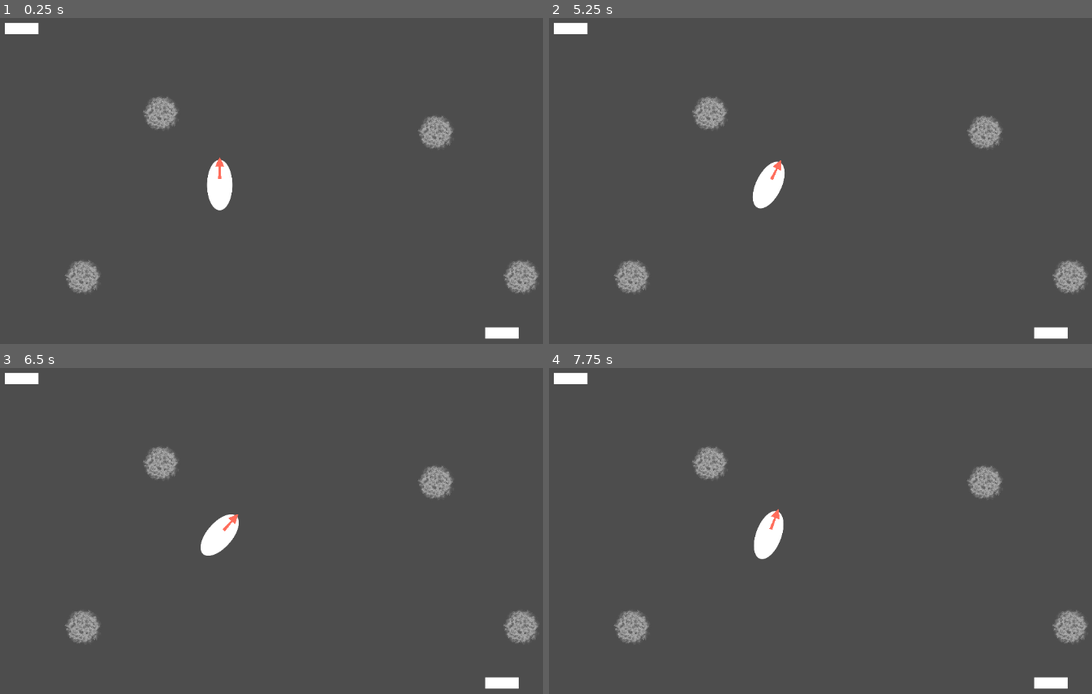
Above: before the commit, frames 1-4 (two rows, left to right).
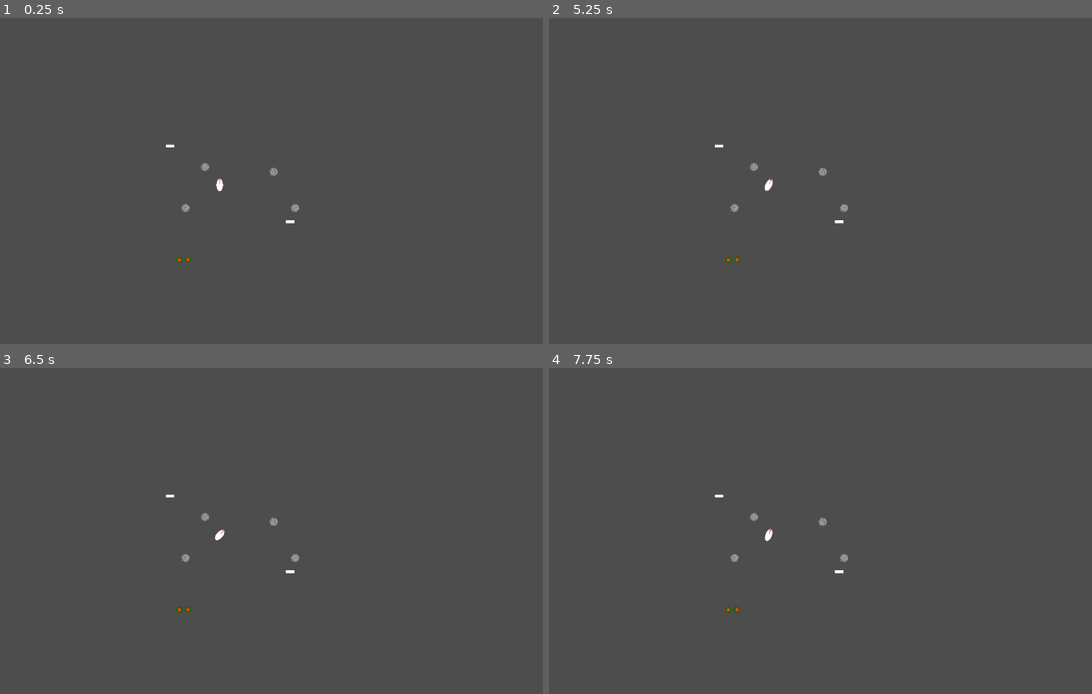
Above: after the commit, the same moments.

Repository: ktosox/Tool_Box_2
Game: Godot game, scene res://experimental/vam-pirate_ship-vivors_2/game.tscn
Same seed, same stepped clock (60 frames per second), same inputs: the game is played once before the commit and once after it. The project has no main scene, so this scene is started directly.
Inputs (mouse positions are in pixels of both pictures, inside the frame that each line leads up to):
- Up to frame 1 (0.25 s): no input
- Up to frame 2 (5.25 s): tap Enter (ui_accept) at 0.5, 0.77, 2, 2.75, 3.5, 3.77, 5 s; move the mouse to (912, 167) at 0.52 s; hold Right (ui_right) 0.53-1.25 s; click (912, 167) at 0.67 s; drag from (641, 203) to (554, 27) at 1.27 s; move the mouse to (831, 106) at 2.02 s; hold Left (ui_left) 2.03-2.75 s; drag from (739, 259) to (1032, 334) at 2.77 s; move the mouse to (961, 239) at 3.52 s; hold Right (ui_right) 3.53-4.25 s; drag from (576, 132) to (673, 92) at 4.27 s; move the mouse to (798, 184) at 5.02 s; hold Right (ui_right) from 5.03 s (still down); click (798, 184) at 5.17 s
- Up to frame 3 (6.5 s): release Right (ui_right) at 5.75 s; tap Enter (ui_accept) at 5.75 s; drag from (124, 442) to (5, 377) at 5.77 s
- Up to frame 4 (7.75 s): move the mouse to (912, 517) at 6.52 s; hold Left (ui_left) 6.53-7.25 s; tap Enter (ui_accept) at 6.77 s; drag from (641, 553) to (1032, 684) at 7.27 s

The runs differ from the first frame. In frame 1, 3.0% of the frame differs, in the area x 0-100%, y 1-99%; in frame 2, 3.0%; in frame 3, 3.0%; in frame 4, 3.0%.

Commit message:
forgot to check how CharatcerBody2D deals with colissions in Godot 4
re-worked magnetic mines collision

Diff:
--- a/experimental/vam-pirate_ship-vivors_2/game.tscn
+++ b/experimental/vam-pirate_ship-vivors_2/game.tscn
@@ -35,6 +35,7 @@
 shape = SubResource("CapsuleShape2D_nnxsf")
 
 [node name="Camera2D" type="Camera2D" parent="PlayerShip"]
+zoom = Vector2(0.25, 0.25)
 position_smoothing_enabled = true
 position_smoothing_speed = 4.0
 
--- a/experimental/vam-pirate_ship-vivors_2/magnetic_mine.gd
+++ b/experimental/vam-pirate_ship-vivors_2/magnetic_mine.gd
@@ -22,7 +22,8 @@
 
 
 
-	move_and_slide()
+	if move_and_slide():
+		explode()
 
 
 func explode():
@@ -44,9 +45,3 @@
 func _on_detector_target_lost() -> void:
 	target = null
 	pass # Replace with function body.
-
-
-func _on_colision_range_body_entered(body: Node2D) -> void:
-	if body != self:
-		explode()
-	pass # Replace with function body.
--- a/experimental/vam-pirate_ship-vivors_2/magnetic_mine.tscn
+++ b/experimental/vam-pirate_ship-vivors_2/magnetic_mine.tscn
@@ -11,12 +11,9 @@
 [sub_resource type="CircleShape2D" id="CircleShape2D_8fn3b"]
 radius = 520.0
 
-[sub_resource type="CircleShape2D" id="CircleShape2D_ayw8v"]
-radius = 19.2354
-
 [node name="MagneticMine" type="CharacterBody2D"]
 collision_layer = 16
-collision_mask = 0
+collision_mask = 22
 script = ExtResource("1_to0dv")
 
 [node name="CollisionShape2D" type="CollisionShape2D" parent="."]
@@ -38,14 +35,5 @@
 [node name="CollisionShape2D" type="CollisionShape2D" parent="Detector"]
 shape = SubResource("CircleShape2D_8fn3b")
 
-[node name="ColisionRange" type="Area2D" parent="."]
-collision_layer = 0
-collision_mask = 22
-monitorable = false
-
-[node name="CollisionShape2D" type="CollisionShape2D" parent="ColisionRange"]
-shape = SubResource("CircleShape2D_ayw8v")
-
 [connection signal="target_acquired" from="Detector" to="." method="_on_detector_target_acquired"]
 [connection signal="target_lost" from="Detector" to="." method="_on_detector_target_lost"]
-[connection signal="body_entered" from="ColisionRange" to="." method="_on_colision_range_body_entered"]
Not shown: 1 places in experimental/vam-pirate_ship-vivors_2/magnetic_mine.tscn that only renumber resources
